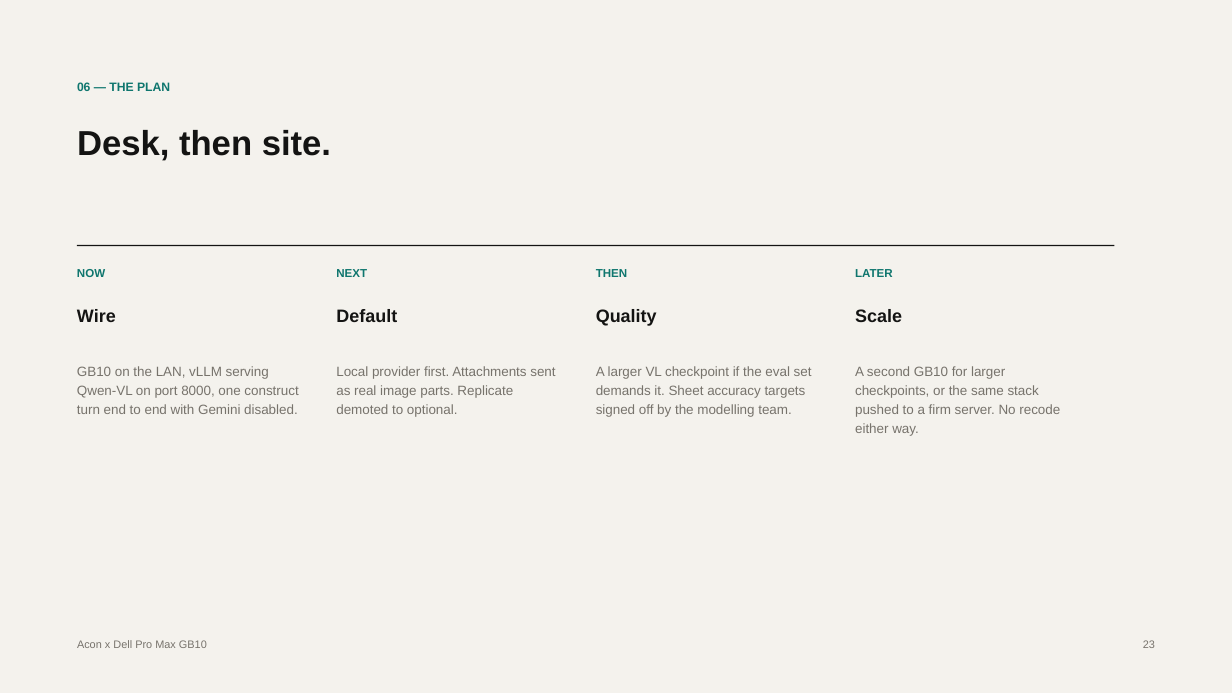
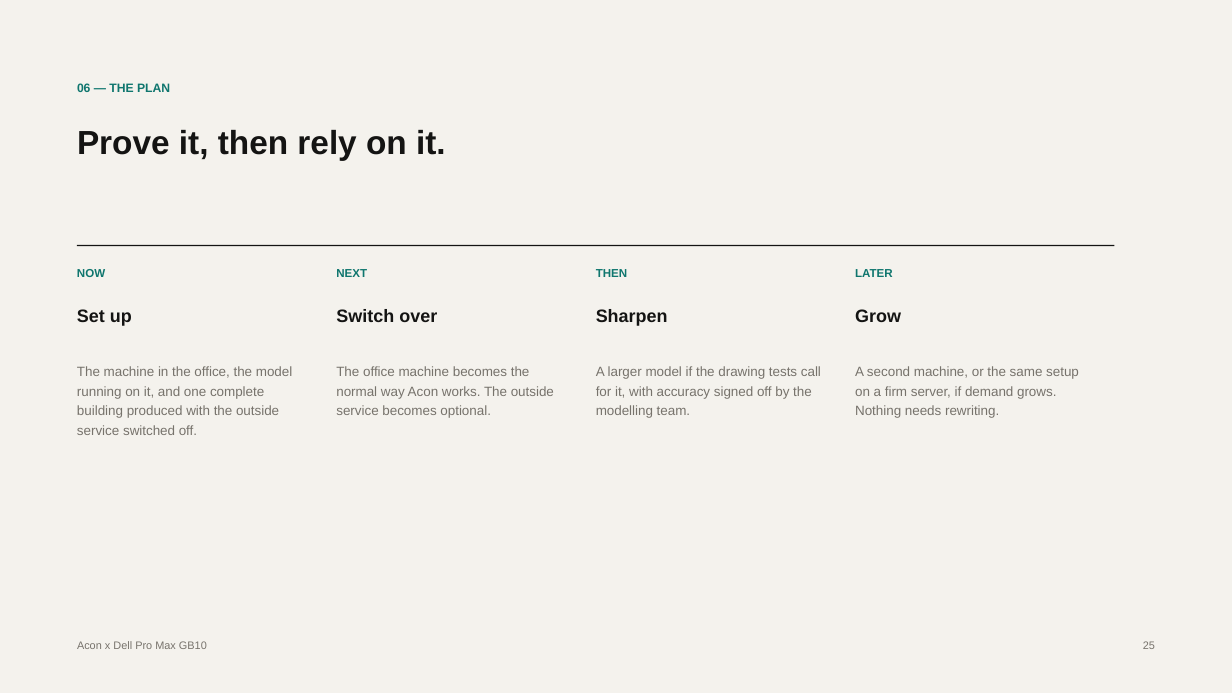
Before and after one commit to anishganapathi/A-con, a slide deck: slide 25 of docs/deck/acon-gb10-local-qwen-vl.pptx (slide 23 before the commit). Drawn at 1232x693 pixels with LibreOffice and Linux fonts; fonts in the diff are those of the drawing. Boxes give left, top, right and bottom in pixels: in the first picture for what was removed or moved away, otherwise in the second. Text is boxed around its words. In the diff, an @@ line names an element or a change of style, - is before the commit and + after.

```diff
--- a/docs/deck/acon-gb10-local-qwen-vl.pptx
+++ b/docs/deck/acon-gb10-local-qwen-vl.pptx
@@ text at [77, 130, 446, 160]: text changed; size 27 to 26 pt @@
-Desk, then site.
+Prove it, then rely on it.
@@ text at [77, 309, 132, 326]: text changed @@
-Wire
+Set up
@@ text at [336, 309, 437, 322]: text changed @@
-Default
+Switch over
@@ text at [596, 309, 668, 326]: text changed @@
-Quality
+Sharpen
@@ text at [855, 309, 901, 322]: text changed @@
-Scale
+Grow
@@ text at [77, 366, 292, 435]: text changed @@
-GB10 on the LAN, vLLM serving Qwen-VL on port 8000, one construct turn end to end with Gemini disabled.
+The machine in the office, the model running on it, and one complete building produced with the outside service switched off.
@@ text at [336, 366, 554, 418]: text changed @@
-Local provider first. Attachments sent as real image parts. Replicate demoted to optional.
+The office machine becomes the normal way Acon works. The outside service becomes optional.
@@ text at [596, 366, 821, 418]: text changed @@
-A larger VL checkpoint if the eval set demands it. Sheet accuracy targets signed off by the modelling team.
+A larger model if the drawing tests call for it, with accuracy signed off by the modelling team.
@@ text at [855, 366, 1079, 418]: text changed @@
-A second GB10 for larger checkpoints, or the same stack pushed to a firm server. No recode either way.
+A second machine, or the same setup on a firm server, if demand grows. Nothing needs rewriting.
@@ text at [1143, 641, 1155, 649]: text changed @@
-23
+25
```
Also in this commit, not shown: 16 other slides changed, 10 slides added, 8 slides removed, 20 other files.
